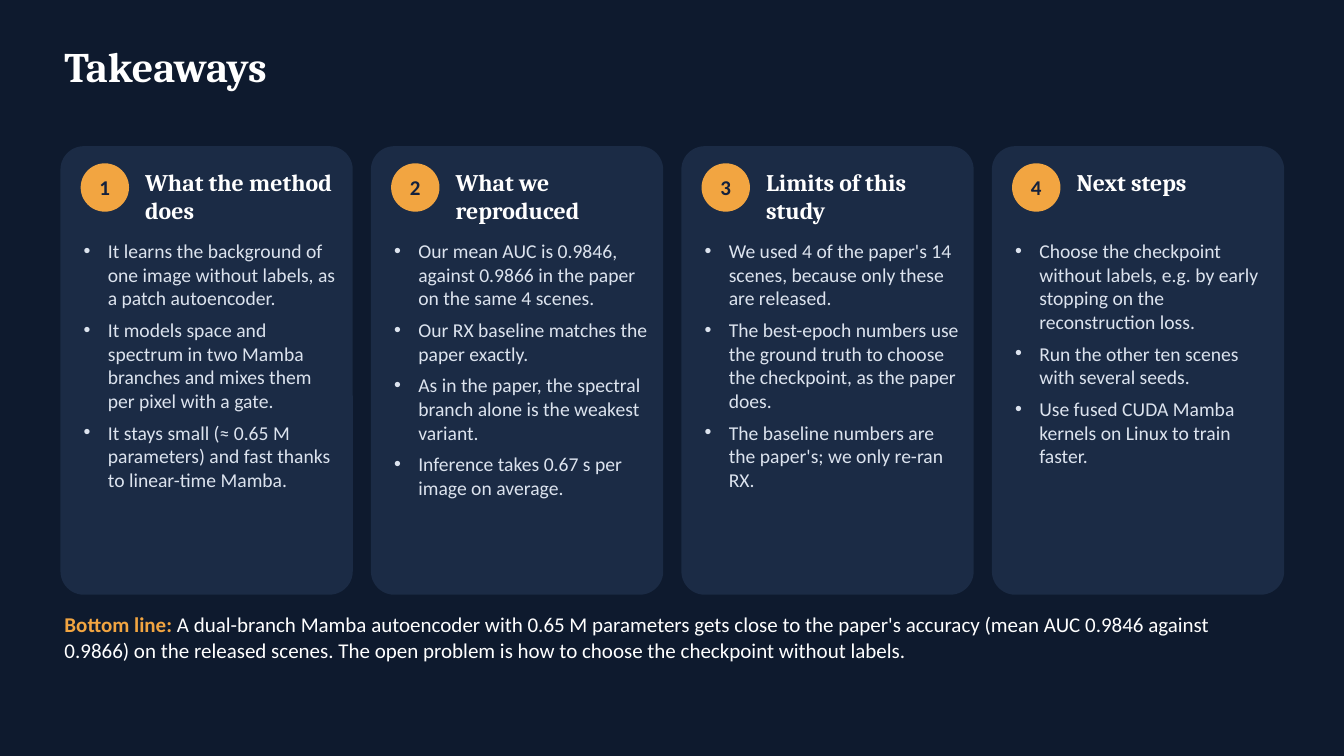
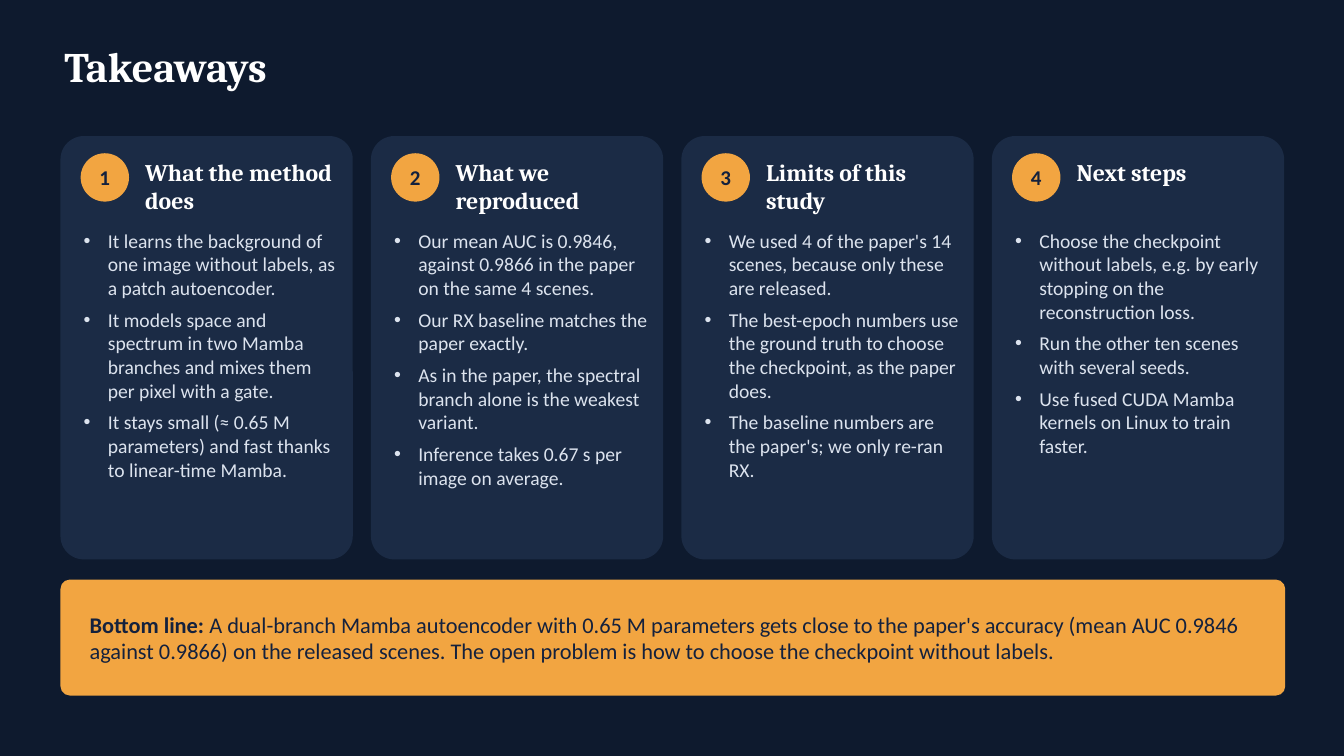
Before and after one commit to SaarthakG-Dtu/Hyperspectral_Anomaly_Detection, a slide deck: slide 15 of presentation/DMS2F-HAD_presentation.pptx (slide 25 before the commit). Drawn at 1344x756 pixels with LibreOffice and Linux fonts; fonts in the diff are those of the drawing. Boxes give left, top, right and bottom in pixels: in the first picture for what was removed or moved away, otherwise in the second. Text is boxed around its words. In the diff, an @@ line names an element or a change of style, - is before the commit and + after.

```diff
--- a/presentation/DMS2F-HAD_presentation.pptx
+++ b/presentation/DMS2F-HAD_presentation.pptx
@@ rounded rectangle: place and size @@
-rounded rectangle at box(60, 146, 353, 595)
+rounded rectangle at box(60, 136, 353, 560)
@@ rounded rectangle: place and size @@
-rounded rectangle at box(371, 146, 663, 595)
+rounded rectangle at box(371, 136, 663, 560)
@@ rounded rectangle: place and size @@
-rounded rectangle at box(682, 146, 974, 595)
+rounded rectangle at box(682, 136, 974, 560)
@@ rounded rectangle: place and size @@
-rounded rectangle at box(992, 146, 1285, 595)
+rounded rectangle at box(992, 136, 1285, 560)
@@ 4 ellipses, 4 texts: place and size @@
-4 ellipses, 4 texts at box(81, 163, 1186, 225)
+4 ellipses, 4 texts at box(81, 153, 1186, 215)
@@ text "It learns the background of ...": place and size @@
-text "It learns the background of ..." at box(108, 244, 335, 487)
+text "It learns the background of ..." at box(108, 234, 335, 477)
@@ text "Our mean AUC is 0.9846, ...": place and size @@
-text "Our mean AUC is 0.9846, ..." at box(418, 244, 648, 499)
+text "Our mean AUC is 0.9846, ..." at box(418, 234, 648, 489)
@@ text "We used 4 of the ...": place and size @@
-text "We used 4 of the ..." at box(729, 244, 959, 487)
+text "We used 4 of the ..." at box(729, 234, 959, 477)
@@ text "Choose the checkpoint without labels, ...": place and size @@
-text "Choose the checkpoint without labels, ..." at box(1039, 244, 1258, 463)
+text "Choose the checkpoint without labels, ..." at box(1039, 234, 1258, 453)
@@ rounded rectangle added at box(60, 580, 1286, 696), fill #F2A541 @@
@@ text "Bottom line: A dual-branch Mamba ...": place and size @@
-text "Bottom line: A dual-branch Mamba ..." at box(64, 617, 1208, 662)
+text "Bottom line: A dual-branch Mamba ..." at box(90, 617, 1238, 663)
@@ text "Bottom line: A dual-branch Mamba ..." at box(90, 617, 1238, 663): size 15 to 16 pt, text colour #FFFFFF to #14213D; text colour #F2A541 to #14213D in "Bottom line:"; vertical alignment top to middle @@
```
Also in this commit, not shown: 9 other slides changed, 4 slides added, 14 slides removed, 23 other files.
